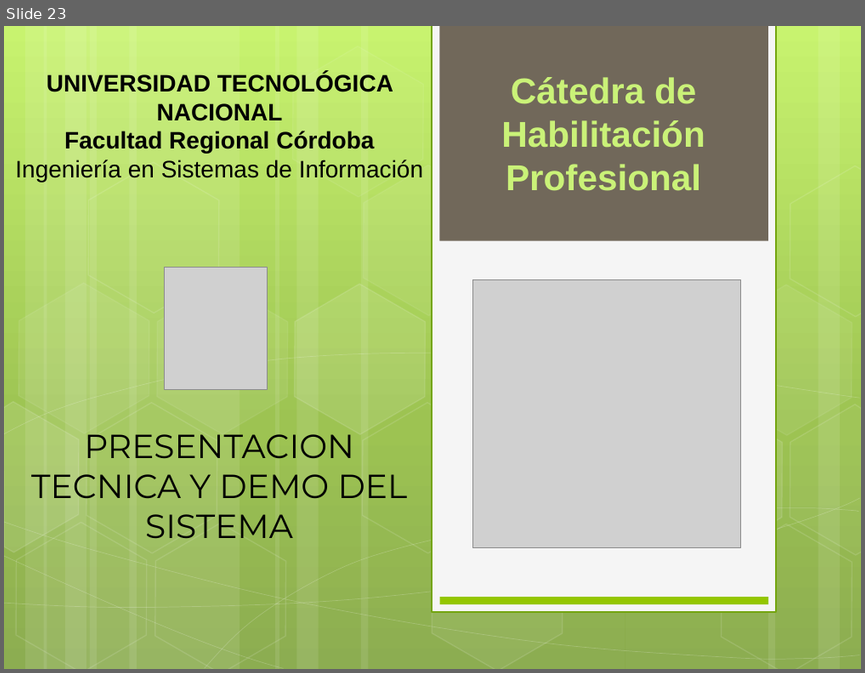
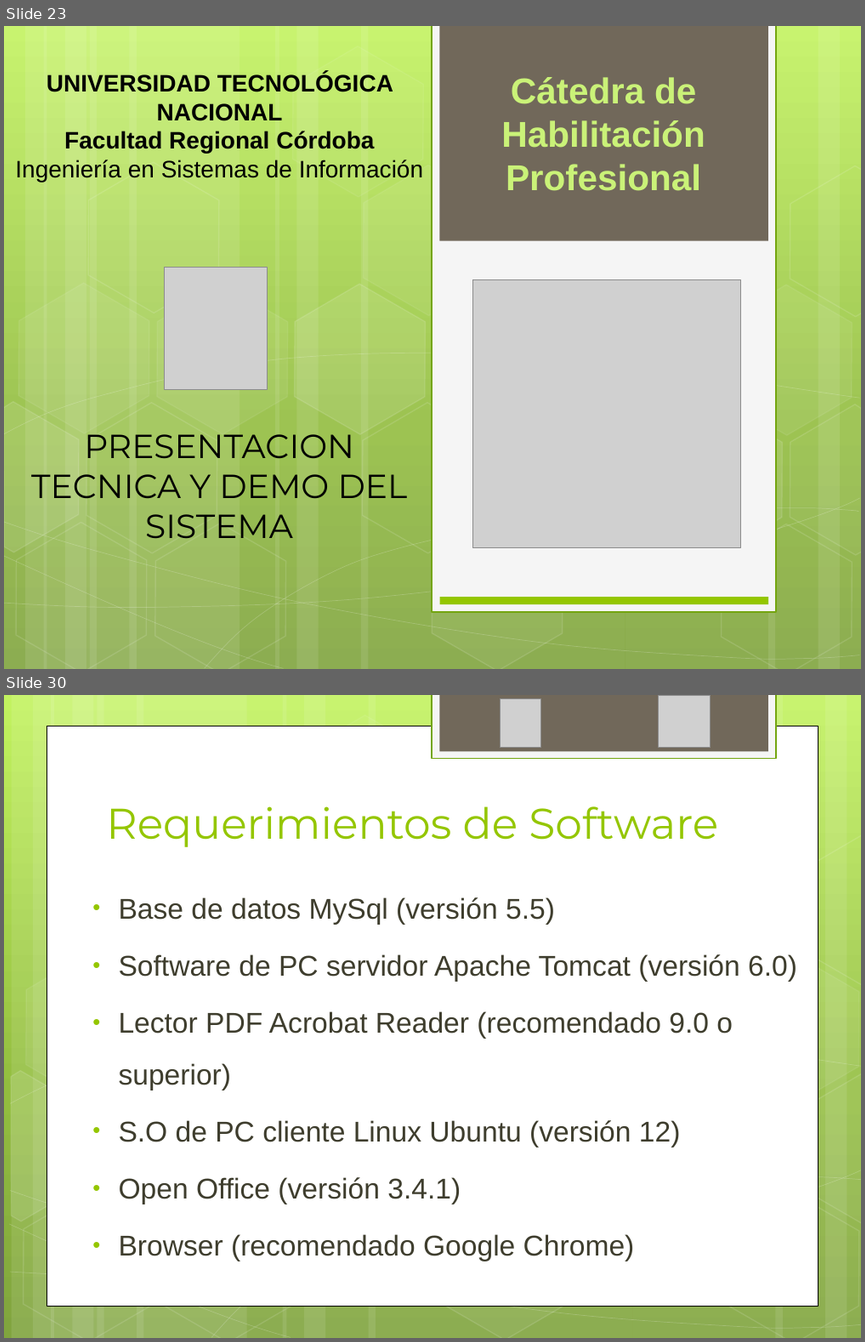
Before and after one commit to ptissera/habilitacion-profesional-2012-4k4, a slide deck: Documentacion/Proyecto/Presentacion Final/Exposicion Final.pptx. Shown one above the other, each under a label of ours: slide 23 before the commit, slides 23 and 30 after it; the slides between them are not shown. The pictures are 865x673 and 865x1342 pixels, drawn with LibreOffice and Linux fonts; fonts in the diff are those of the drawing; grey boxes stand for pictures. Boxes give left, top, right and bottom in pixels: in the first picture for what was removed or moved away, otherwise in the second. Text is boxed around its words. In the diff, an @@ line names an element or a change of style, - is before the commit and + after.

```diff
--- a/Documentacion/Proyecto/Presentacion Final/Exposicion Final.pptx
+++ b/Documentacion/Proyecto/Presentacion Final/Exposicion Final.pptx
@@ slide 30 added at box(4, 695, 861, 1338), background gradient #C3F35F to #93BF3F to #81A53E @@
@@ rectangle added at box(432, 695, 776, 759), fill #F5F5F5, outline #74A510 1.25 pt @@
@@ rectangle added at box(439, 695, 767, 752), fill #71685A @@
@@ picture added at box(500, 698, 541, 747) @@
@@ picture added at box(658, 696, 711, 748) @@
@@ rectangle added at box(46, 726, 818, 1305), fill #FFFFFF, outline #000000 0.5 pt @@
@@ title added at box(106, 806, 718, 847), 36 pt, text #94C600 @@
+Requerimientos de Software
@@ group added at box(4, 695, 861, 1338): 12 rectangles, 8 freeform shapes, 8 hexagons @@
@@ text added at box(119, 897, 797, 1261), 24 pt, text #3E3D2D @@
+• Base de datos MySql (versión 5.5)
+• Software de PC servidor Apache Tomcat (versión 6.0)
+• Lector PDF Acrobat Reader (recomendado 9.0 o superior)
+• S.O de PC cliente Linux Ubuntu (versión 12)
+• Open Office (versión 3.4.1)
+• Browser (recomendado Google Chrome)
```
Also in this commit, not shown: 7 slides changed, 4 other slides added, 4 slides removed.
